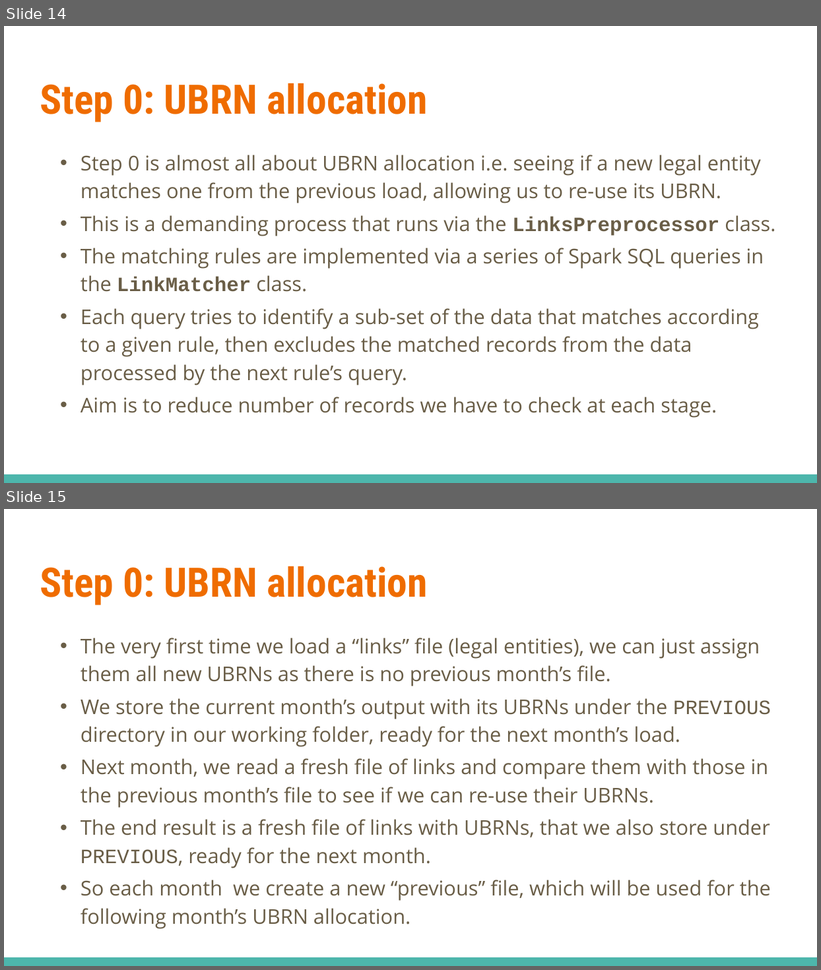
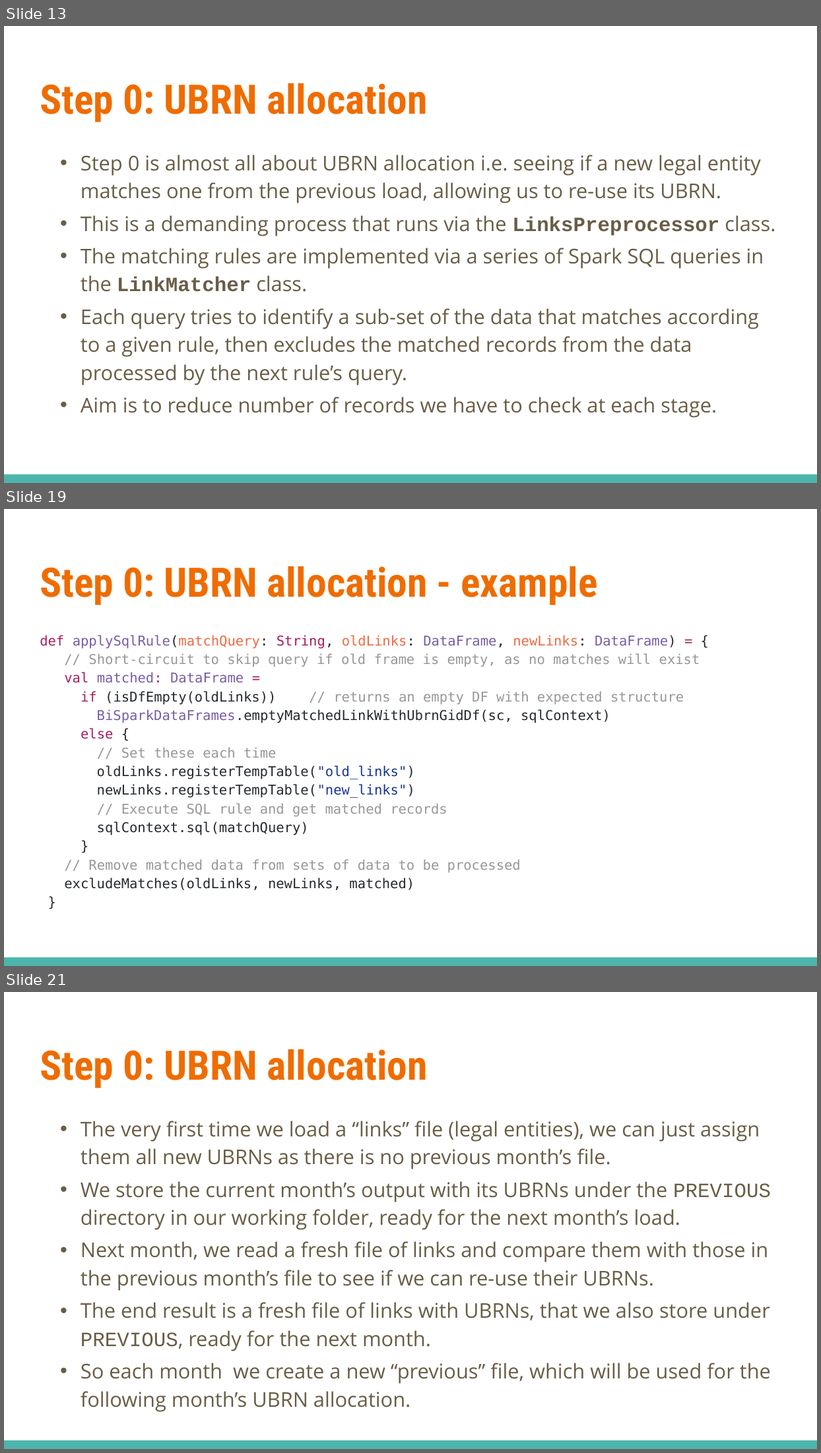
Before and after one commit to ONSdigital/business-index-dataload, a slide deck: docs/Business Indexes Data Ingestion.pptx. Shown one above the other, each under a label of ours: slides 14 and 15 before the commit, slides 13, 19 and 21 after it; the slides between them are not shown. The pictures are 821x970 and 821x1453 pixels, drawn with LibreOffice and Linux fonts; fonts in the diff are those of the drawing. Boxes give left, top, right and bottom in pixels: in the first picture for what was removed or moved away, otherwise in the second. Text is boxed around its words. In the diff, an @@ line names an element or a change of style, - is before the commit and + after.

```diff
--- a/docs/Business Indexes Data Ingestion.pptx
+++ b/docs/Business Indexes Data Ingestion.pptx
@@ slide 19 added at box(4, 509, 817, 966), background #FFFFFF; not listed: 1 template element that a slide beside it also shows @@
@@ title added at box(40, 566, 598, 605), 36 pt, text #EF6C00, bold @@
+Step 0: UBRN allocation - example
@@ text added at box(40, 635, 700, 890), 12 pt, text #969896 @@
+def applySqlRule(matchQuery: String, oldLinks: DataFrame, newLinks: DataFrame) = {
+// Short-circuit to skip query if old frame is empty, as no matches will exist
+val matched: DataFrame =
+if (isDfEmpty(oldLinks)) // returns an empty DF with expected structure
+BiSparkDataFrames.emptyMatchedLinkWithUbrnGidDf(sc, sqlContext)
+else {
+// Set these each time
+oldLinks.registerTempTable("old_links")
+newLinks.registerTempTable("new_links")
+// Execute SQL rule and get matched records
+sqlContext.sql(matchQuery)
+}
+// Remove matched data from sets of data to be processed
+excludeMatches(oldLinks, newLinks, matched)
+}
@@ what was slide 14 is now slide 13 @@
@@ what was slide 15 is now slide 21 @@
```
Also in this commit, not shown: 1 slide changed, 5 other slides added, 1 other file.
